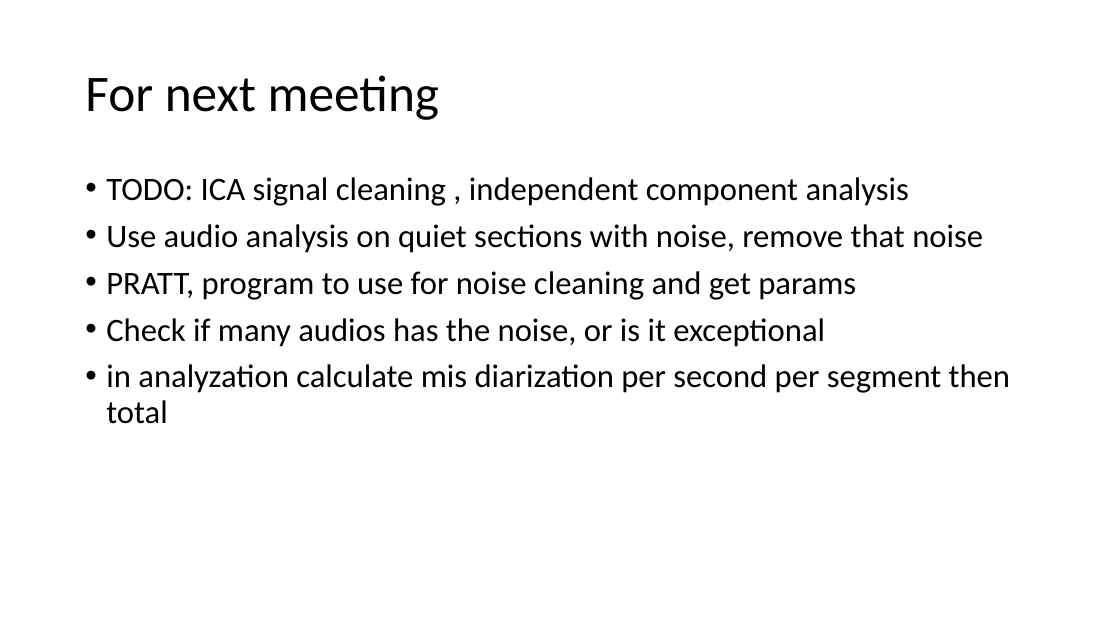
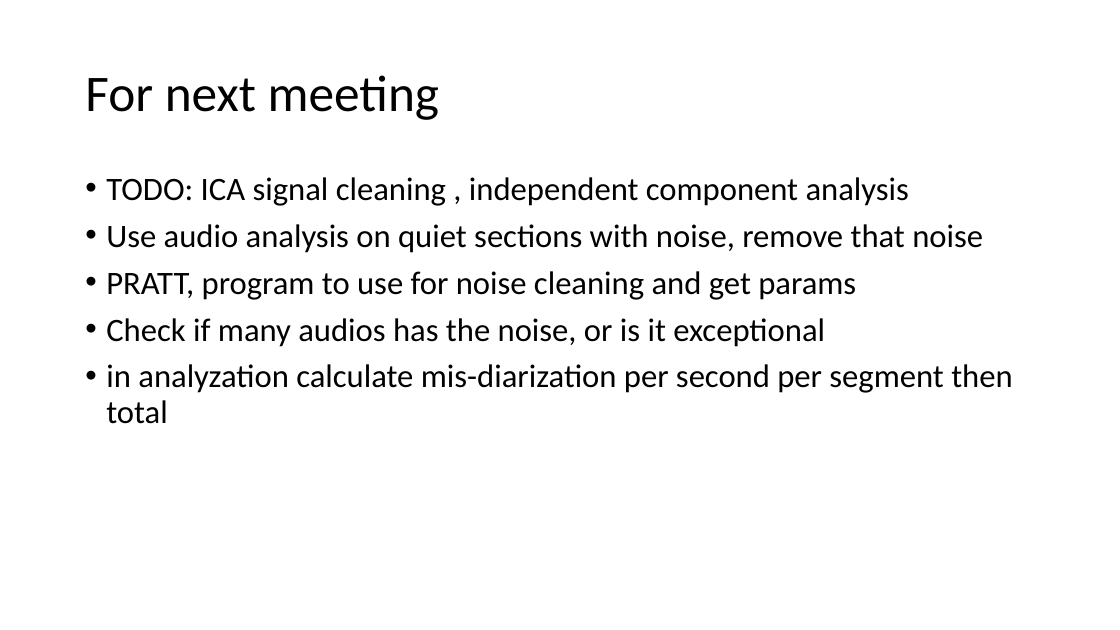
Before and after one commit to n242/HBL, a slide deck: slide 16 of HBL_project_diary.pptx. Drawn at 1120x630 pixels with LibreOffice and Linux fonts; fonts in the diff are those of the drawing. Boxes give left, top, right and bottom in pixels: in the first picture for what was removed or moved away, otherwise in the second. Text is boxed around its words. In the diff, an @@ line names an element or a change of style, - is before the commit and + after.

Commit message:
noise clean class, script to detect bad diarization

```diff
--- a/HBL_project_diary.pptx
+++ b/HBL_project_diary.pptx
@@ text at <box>106,364,1012,424</box>: text changed @@
-• in analyzation calculate mis diarization per second per segment then total
+• in analyzation calculate mis-diarization per second per segment then total
```
Also in this commit, not shown: 3 other files.
